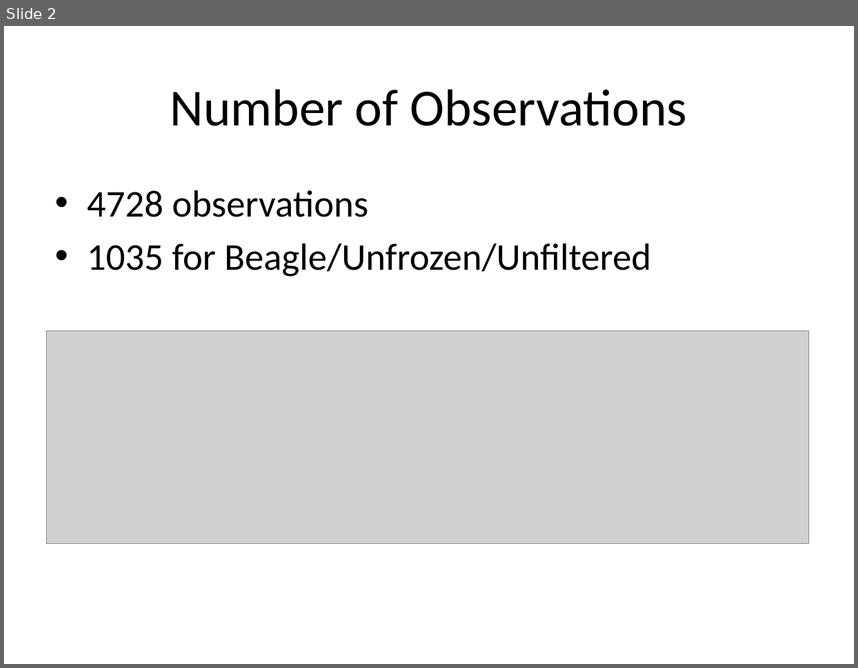
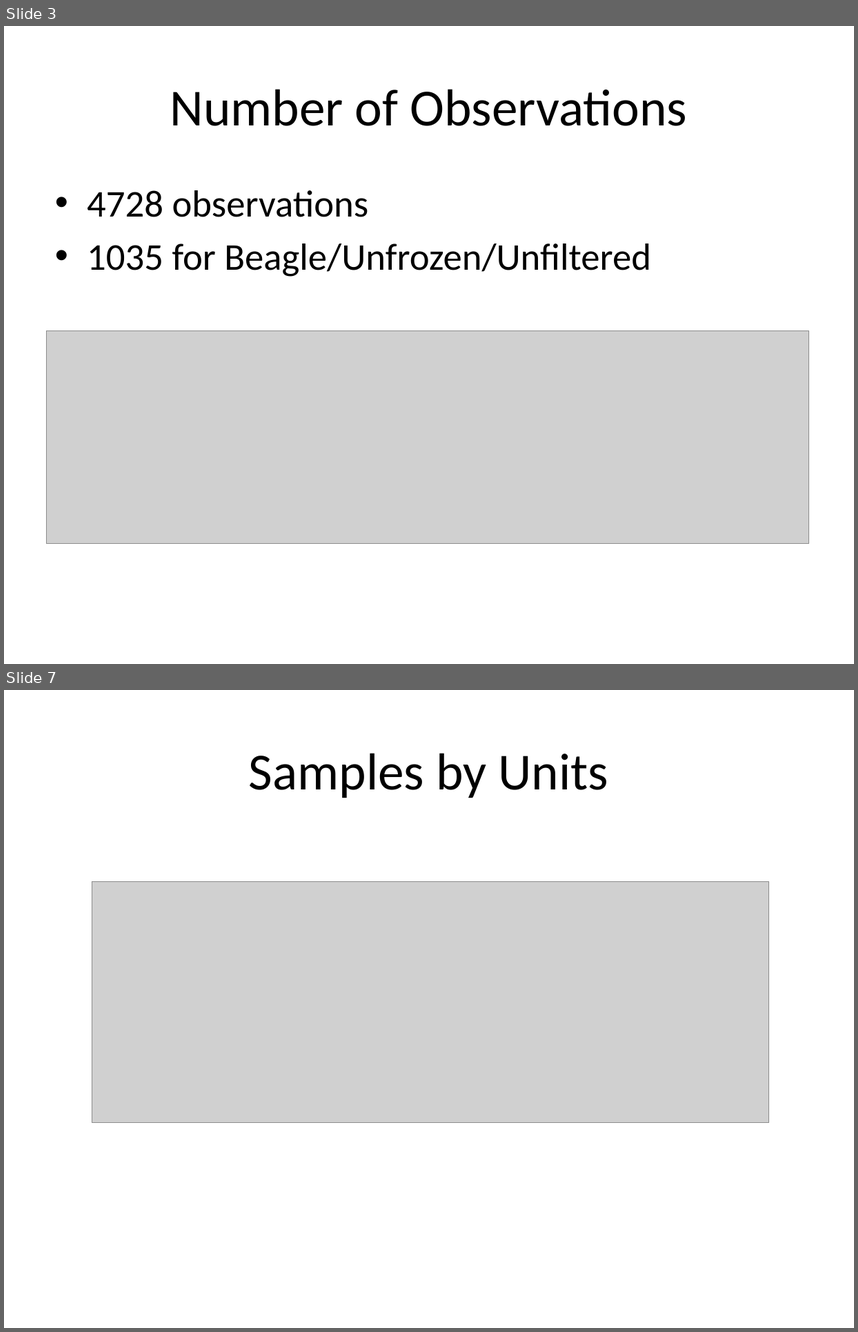
Before and after one commit to willbmisled/Reg1Cyano, a slide deck: Data2014/Analysis20150115.pptx. Shown one above the other, each under a label of ours: slide 2 before the commit, slides 3 and 7 after it; the slides between them are not shown. The pictures are 858x668 and 858x1332 pixels, drawn with LibreOffice and Linux fonts; fonts in the diff are those of the drawing; grey boxes stand for pictures. Boxes give left, top, right and bottom in pixels: in the first picture for what was removed or moved away, otherwise in the second. Text is boxed around its words. In the diff, an @@ line names an element or a change of style, - is before the commit and + after.

```diff
--- a/Data2014/Analysis20150115.pptx
+++ b/Data2014/Analysis20150115.pptx
@@ slide 7 added at (x1=4, y1=690, x2=854, y2=1328), background #FFFFFF @@
@@ title added at (x1=249, y1=753, x2=608, y2=798), 44 pt, text #000000 @@
+Samples by Units
@@ picture added at (x1=92, y1=881, x2=769, y2=1122) @@
@@ what was slide 2 is now slide 3 @@
```
Also in this commit, not shown: 6 other slides added, 2 other files.
